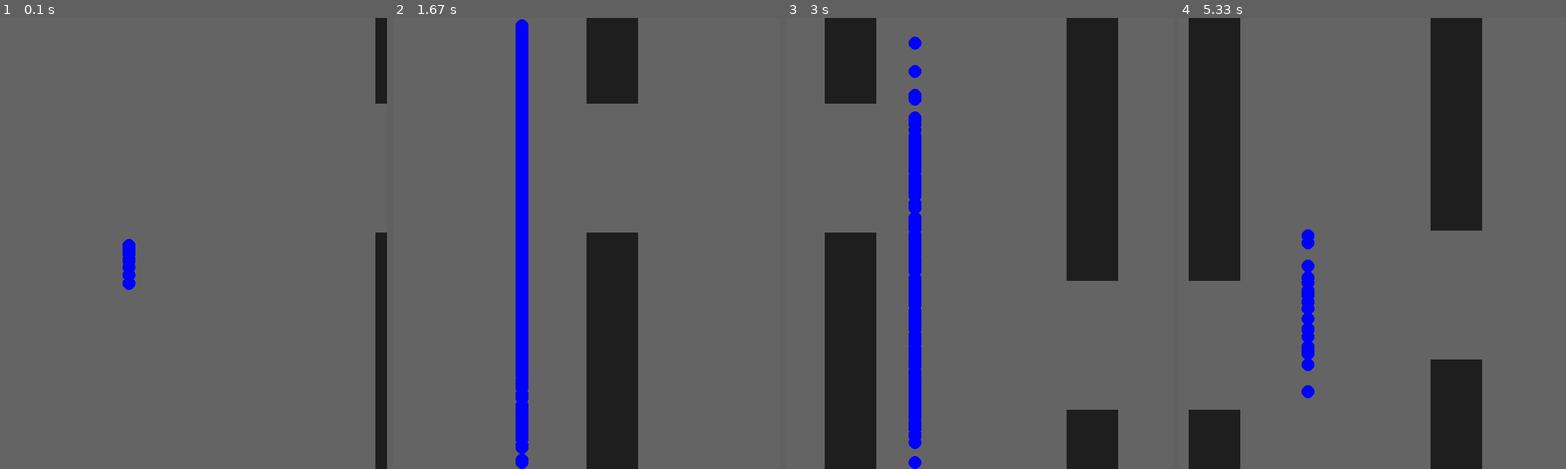
Above: before the commit, frames 1-4 (left to right).
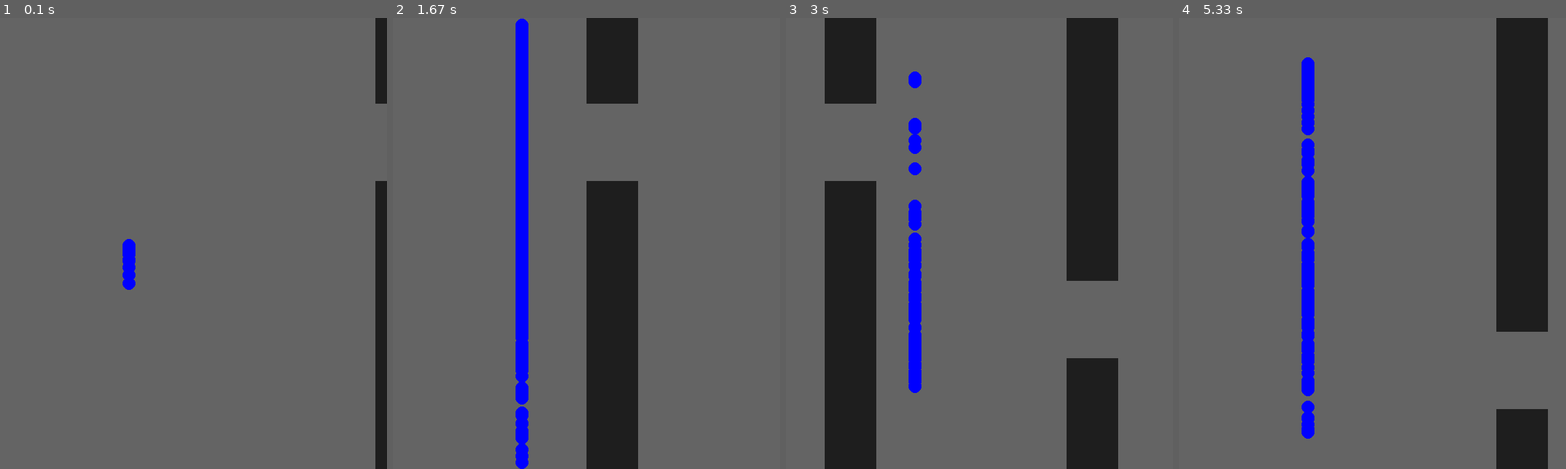
Above: after the commit, the same moments.

Repository: robaldis/FlappyBird
Game: pygame game, started from FlappyGame/main.py
The game is run twice, just before and just after one commit, with the same random seed, the same clock (stepped at 60 frames per second) and the same inputs.
Inputs:
- Up to frame 1 (0.1 s): no input
- Up to frame 2 (1.67 s): no input
- Up to frame 3 (3 s): no input
- Up to frame 4 (5.33 s): tap Space every 0.33 s from 3.33 to 5 s

The runs differ from the first frame. In frame 1, 0.3% of the frame differs, in the area x 97-100%, y 36-48%; in frame 2, 1.6%; in frame 3, 4.2%; in frame 4, 32%, in the area x 2-96%, y 0-100%.

Commit message:
changing the mutatuion rate to fix the evolution

Diff:
--- a/FlappyGame/main.py
+++ b/FlappyGame/main.py
@@ -124,10 +124,10 @@
             fitness = b.fitness
             bird = b
     index -= 1
-    # bird = savedBirds[index]
+    bird = savedBirds[index]
     child = Bird(WIDTH,HEIGHT, bird.brain.copy())
     #print (child.brain.weights_ho)
-    child.mutate(0.2)
+    child.mutate(0.01)
     #print (child.brain.weights_ho)
 
     return child
--- a/FlappyGame/neuralNetwork.py
+++ b/FlappyGame/neuralNetwork.py
@@ -148,7 +148,7 @@
         inds = np.random.choice(
             temp.size, size=num_to_change)   # Get random indices
         # multiply weights by random # from -2 to 2)
-        temp[inds] = temp[inds] + np.random.uniform(-2, 2, size=num_to_change)
+        temp[inds] = temp[inds] + np.random.uniform(-0.1, 0.1, size=num_to_change)
         temp = temp.reshape(shape)                     # Restore original shape
         return temp
 
--- a/FlappyGame/pipe.py
+++ b/FlappyGame/pipe.py
@@ -3,7 +3,7 @@
 class Pipe(object):
 
     def __init__(self, width, height):
-        self.spacing = 200
+        self.spacing = 120
         self.top = random.randint(int(height / 6),int( 3 / 4* height))
         self.bottom = self.top + self.spacing
 
